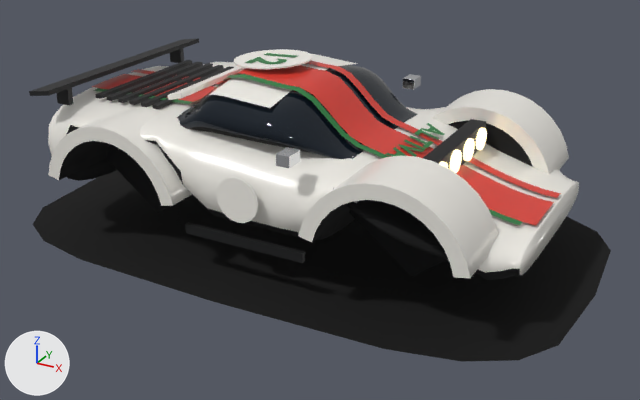
The glTF model art/models/car-5.glb as it was, and as the next commit left it.
The view is the same before and after, from a 50 mm lens placed at (2.68, -4.76, 2.61), pointed at (0.11, -0.09, 0.28). Every picture has the same lights, and +X, +Y and +Z are marked at lower left. The first picture is the older version. Vertices at exactly the same position are counted once.

The first picture shows 'car-5'.
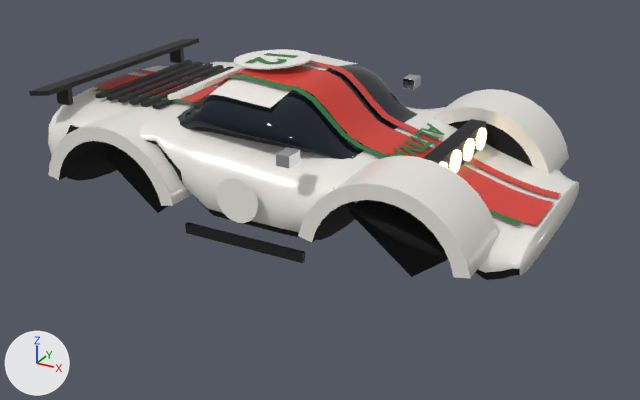
Changed parts and their boxes (x1, y1, x2, y2) in the pictures (640 x 400 px):
'car-5', reshaped (25% shorter)
    before: (29, 39, 611, 362)
    after: (29, 39, 579, 280)
part 1 of me_body, deleted
    before: (33, 170, 611, 362)

The change, as a diff of the scene's bpy script:
```diff
--- a/art/models/car-5.glb.py
+++ b/art/models/car-5.glb.py
@@ me_body @@
 # used by ob_car_5; location = (0.0, 0.0, 0.0)
-me_body.from_pydata(...)  # 3070 vertices, 5457 faces; spans x -1.9..1.9, y -1.14..1.14, z 0.01..1.17
+me_body.from_pydata(...)  # 3029 vertices, 5397 faces; spans x -1.64..1.6, y -0.96..0.96, z 0.13..1.17
+# me_body part 1: the loose piece of 41 vertices spanning x -1.9..1.9, y -1.14..1.14, z 0.01 is deleted
 me_body.materials.append(mat_paint)
@@ me_body @@
 me_body.materials.append(mat_chrome)
-me_body.materials.append(mat_contact)
```
